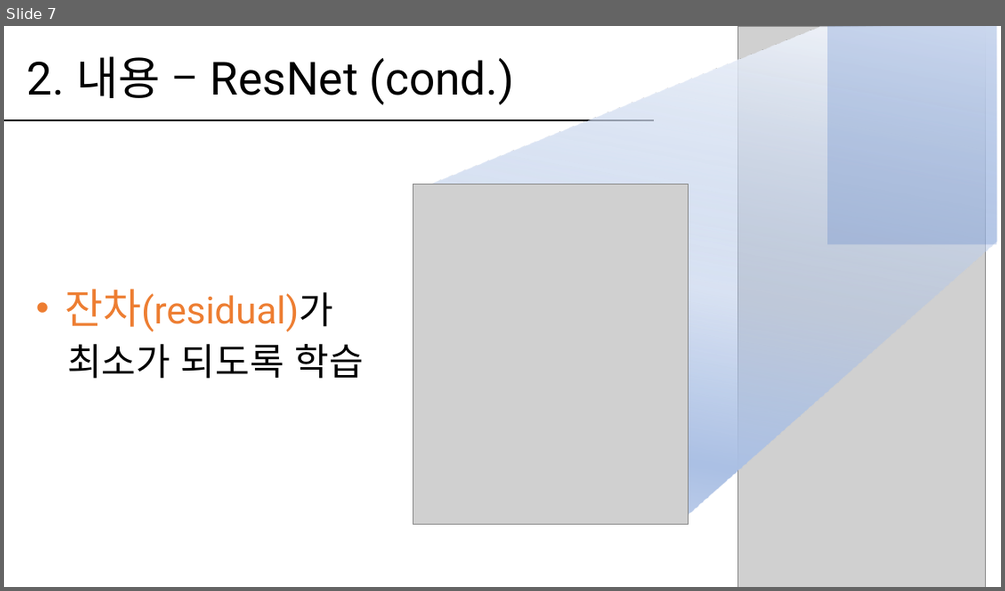
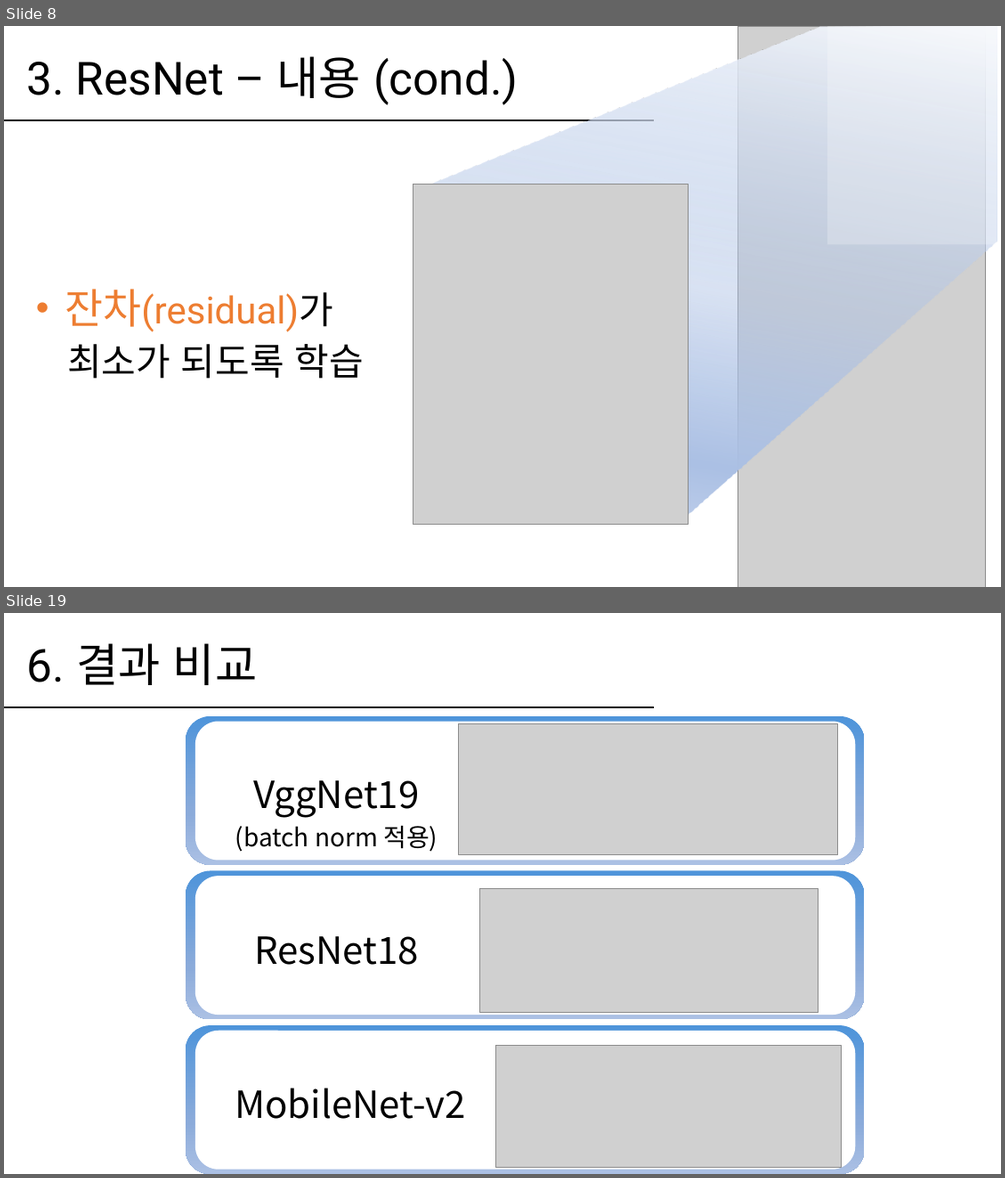
Before and after one commit to hanabzu/Computer-Vision-Project, a slide deck: report/발표_20154532.pptx. Shown one above the other, each under a label of ours: slide 7 before the commit, slides 8 and 19 after it; the slides between them are not shown. The pictures are 1005x591 and 1005x1178 pixels, drawn with LibreOffice and Linux fonts; fonts in the diff are those of the drawing; grey boxes stand for pictures. Boxes give left, top, right and bottom in pixels: in the first picture for what was removed or moved away, otherwise in the second. Text is boxed around its words. In the diff, an @@ line names an element or a change of style, - is before the commit and + after.

```diff
--- a/report/발표_20154532.pptx
+++ b/report/발표_20154532.pptx
@@ slide 19 added at (x1=4, y1=613, x2=1001, y2=1174), background #FFFFFF @@
@@ title added at (x1=27, y1=643, x2=257, y2=685), 44 pt, text #000000 @@
+6. 결과 비교
@@ line added from (4, 708) to (655, 708), #000000 1.5 pt @@
@@ rounded rectangle added at (x1=186, y1=716, x2=865, y2=865), fill gradient #4E94DA to #8BABDA to #ABC0E4 @@
@@ rounded rectangle added at (x1=195, y1=722, x2=856, y2=860), fill #FFFFFF @@
@@ picture added at (x1=459, y1=723, x2=838, y2=854) @@
@@ text added at (x1=235, y1=780, x2=437, y2=852), 24 pt, text #000000 @@
+VggNet19
+(batch norm 적용)
@@ rounded rectangle added at (x1=186, y1=871, x2=865, y2=1020), fill gradient #4E94DA to #8BABDA to #ABC0E4 @@
@@ rounded rectangle added at (x1=195, y1=876, x2=856, y2=1014), fill #FFFFFF @@
@@ picture added at (x1=480, y1=889, x2=818, y2=1013) @@
@@ text added at (x1=254, y1=936, x2=419, y2=965), 36 pt, text #000000 @@
+ResNet18
@@ rounded rectangle added at (x1=186, y1=1025, x2=865, y2=1174), fill gradient #4E94DA to #8BABDA to #ABC0E4 @@
@@ rounded rectangle added at (x1=195, y1=1030, x2=856, y2=1169), fill #FFFFFF @@
@@ picture added at (x1=496, y1=1046, x2=841, y2=1167) @@
@@ text added at (x1=235, y1=1087, x2=465, y2=1119), 36 pt, text #000000 @@
+MobileNet-v2
@@ what was slide 7 is now slide 8 @@
@@ slide 8 changed as well @@
@@ rectangle at (x1=827, y1=26, x2=996, y2=244): fill #4472C4 at 24% opacity to #FFFFFF at 24% opacity @@
@@ title at (x1=27, y1=56, x2=518, y2=105): text changed @@
-2. 내용 – ResNet (cond.)
+3. ResNet – 내용 (cond.)
```
Also in this commit, not shown: 5 other slides changed, 13 other slides added, 6 slides removed, 2 other files.
